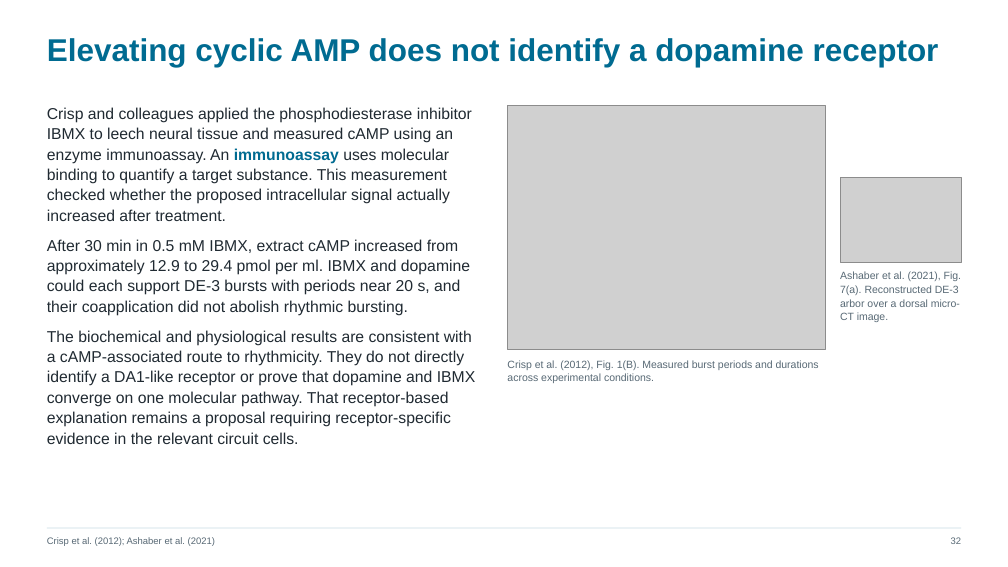
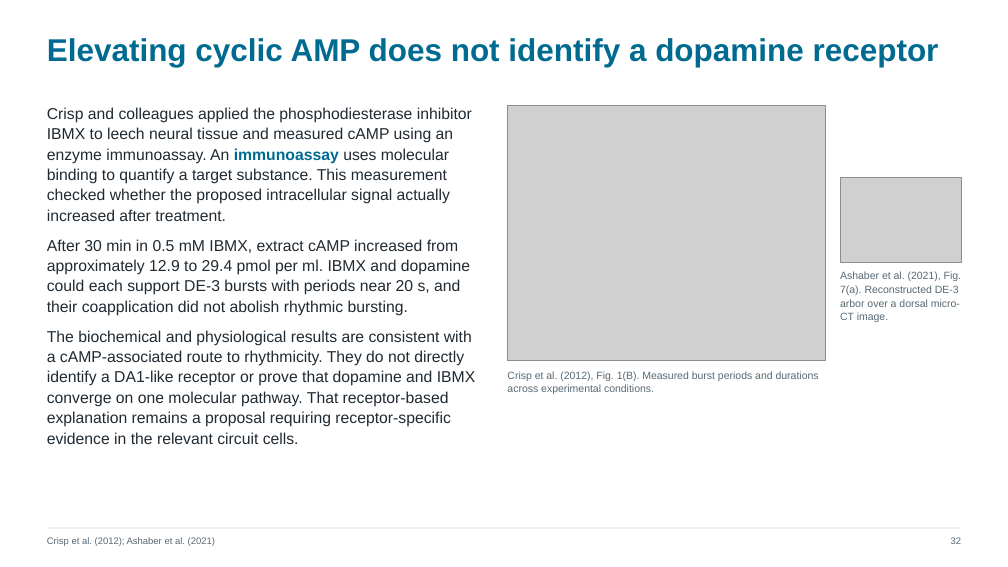
Before and after one commit to jordanxxlopez/NEUROETHOLOGY, a slide deck: slide 32 of lectures/L6/Neuroethology_Lecture6_FA2026.pptx. Drawn at 1008x567 pixels with LibreOffice and Linux fonts; fonts in the diff are those of the drawing; grey boxes stand for pictures. Boxes give left, top, right and bottom in pixels: in the first picture for what was removed or moved away, otherwise in the second. Text is boxed around its words. In the diff, an @@ line names an element or a change of style, - is before the commit and + after.

Commit message:
Keep the complete CNS condition label in the original figure crop

```diff
--- a/lectures/L6/Neuroethology_Lecture6_FA2026.pptx
+++ b/lectures/L6/Neuroethology_Lecture6_FA2026.pptx
@@ picture: place and size @@
-picture at bbox=[507, 106, 825, 349]
+picture at bbox=[507, 106, 825, 360]
@@ text "Crisp et al. (2012), Fig. ...": place and size @@
-text "Crisp et al. (2012), Fig. ..." at bbox=[507, 360, 819, 383]
+text "Crisp et al. (2012), Fig. ..." at bbox=[507, 371, 819, 394]
```
Also in this commit, not shown: 2 other slides changed, 2 other files.
